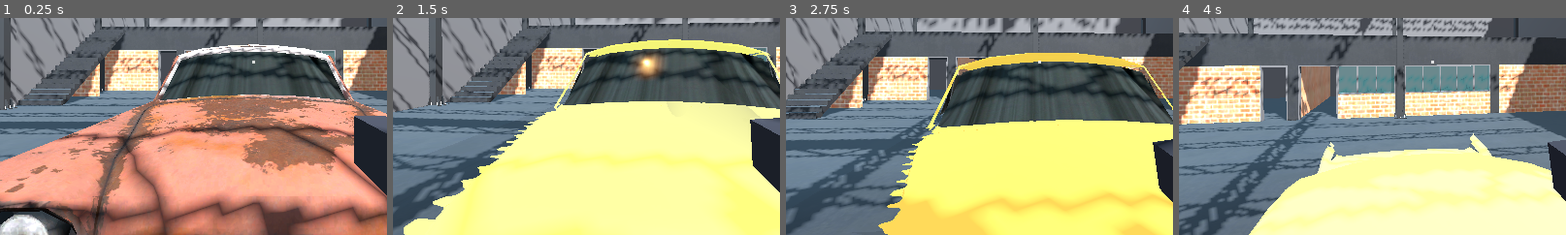
Above: before the commit, frames 1-4 (left to right).
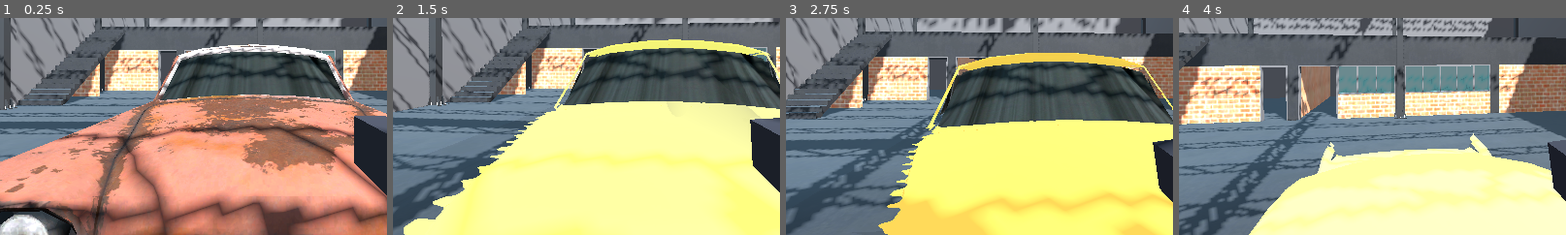
Above: after the commit, the same moments.

Repository: dostonsuxrobov/laser_cleaning_simulator
Game: Godot game, scene res://main.tscn
Same seed, same stepped clock (60 frames per second), same inputs: the game is played once before the commit and once after it.
Inputs (mouse positions are % of the whole screen's width and height, from its top left):
- Up to frame 1 (0.25 s): no input
- Up to frame 2 (1.5 s): tap Enter at 0.5 s; move the mouse to (55, 50) at 0.52 s; hold Ctrl (sit) 0.53-1.28 s; hold W (move_forward) from 0.53 s (still down); click (55, 50) at 0.67 s; tap Space (jump) at 0.77 s; move the mouse to (45, 50) at 1.27 s; tap Q (dirt_vision) at 1.35 s; click (45, 50) at 1.42 s
- Up to frame 3 (2.75 s): keep holding W (move_forward); tap Space (jump) at 1.52 s; tap Ctrl (sit) at 1.55 s; move the mouse to (52, 48) at 2.02 s; hold Ctrl (sit) from 2.03 s (still down); click (52, 48) at 2.17 s
- Up to frame 4 (4 s): keep holding W (move_forward); move the mouse to (49, 52) at 2.77 s; release Ctrl (sit) at 2.78 s; tap P at 2.85 s; click (49, 52) at 2.92 s; tap Space (jump) at 3.02, 3.77 s; tap Ctrl (sit) at 3.05 s; move the mouse to (57, 51) at 3.52 s; hold Ctrl (sit) from 3.53 s (still down); click (57, 51) at 3.67 s
The pictures show only the part of the screen within x 17-67%, y 40-90%; the shares and areas given below are measured in that part.

The runs differ from the first frame. In frame 1, less than 0.1% of the frame differs, in the area x 65-66%, y 19-21%; in frame 2, 0.9%, in the area x 61-71%, y 15-29%; in frame 3, less than 0.1%; in frame 4, less than 0.1%.

Commit message:
playable prototype with fixed crosshair

Diff:
--- a/autoloads/audio_manager.gd
+++ b/autoloads/audio_manager.gd
@@ -4,10 +4,12 @@
 @onready var _ding_player: AudioStreamPlayer = AudioStreamPlayer.new()
 @onready var _fanfare_player: AudioStreamPlayer = AudioStreamPlayer.new()
 @onready var _contact_player: AudioStreamPlayer = AudioStreamPlayer.new()
+@onready var _reload_player: AudioStreamPlayer = AudioStreamPlayer.new()
 
 var ding_sound: AudioStream
 var fanfare_sound: AudioStream
 var contact_sound: AudioStream
+var reload_sound: AudioStream
 
 @export var ding_delay: float = 0.3
 
@@ -23,20 +25,27 @@
 	_ding_player.bus = "Master"
 	_fanfare_player.bus = "Master"
 	_contact_player.bus = "Master"
+	_reload_player.bus = "Master"
 
 	add_child(_ding_player)
 	add_child(_fanfare_player)
 	add_child(_contact_player)
+	add_child(_reload_player)
 
 
 func _load_sounds() -> void:
 	ding_sound = load("res://audio/ding.mp3")
 	contact_sound = load("res://audio/cracle_contact.mp3")
+	reload_sound = load("res://audio/gun_reload.mp3")
 	# fanfare_sound = load("res://audio/fanfare.mp3")
 
 	if contact_sound:
 		_contact_player.stream = contact_sound
 		_contact_player.volume_db = -7.0
+
+	if reload_sound:
+		_reload_player.stream = reload_sound
+		_reload_player.volume_db = -5.0
 
 
 func play_ding() -> void:
@@ -57,6 +66,12 @@
 		_fanfare_player.play()
 
 
+func play_reload() -> void:
+	if reload_sound:
+		_reload_player.pitch_scale = randf_range(0.9, 1.1)
+		_reload_player.play()
+
+
 func start_contact() -> void:
 	if _contact_playing:
 		return
--- a/cleanable/cleanable_mesh.gd
+++ b/cleanable/cleanable_mesh.gd
@@ -121,7 +121,7 @@
 	var pixel_y: int = int(uv.y * texture_size) % texture_size
 	var strength: float = laser_power * intensity * effectiveness * pressure * delta
 
-	_paint_square(pixel_x, pixel_y, strength, brush_size)
+	_paint_circle(pixel_x, pixel_y, strength, brush_size)
 	_dirt_dirty = true
 
 
@@ -498,14 +498,21 @@
 # CLEANING
 # =============================================================================
 
-func _paint_square(cx: int, cy: int, strength: float, brush_size: int) -> void:
-	var half: int = brush_size / 2
+
+
+func _paint_circle(cx: int, cy: int, strength: float, brush_size: int) -> void:
+	var radius: float = brush_size / 2.0
+	var radius_sq: float = radius * radius
+	var half: int = int(ceil(radius))
 
 	for y: int in range(cy - half, cy + half + 1):
 		for x: int in range(cx - half, cx + half + 1):
-			var px: int = posmod(x, texture_size)
-			var py: int = posmod(y, texture_size)
-			_clean_pixel(px, py, strength)
+			var dx: float = x - cx
+			var dy: float = y - cy
+			if dx * dx + dy * dy <= radius_sq:
+				var px: int = posmod(x, texture_size)
+				var py: int = posmod(y, texture_size)
+				_clean_pixel(px, py, strength)
 
 
 func _clean_pixel(px: int, py: int, strength: float) -> void:
--- a/gun/laser_impact.gd
+++ b/gun/laser_impact.gd
@@ -1,25 +1,38 @@
 extends Node3D
-## Laser impact - subtle light + brush size indicator.
+## Laser impact - projects subtle circular decal onto surfaces with light.
 
 var _light: OmniLight3D
-var _indicator: MeshInstance3D
-var _indicator_material: StandardMaterial3D
+var _decal: Decal
+var _decal_texture: ImageTexture
+var _camera: Camera3D
 
-var _time: float = 0.0
-var _current_size: float = 0.1
+var _display_size: float = 0.2
+var _target_size: float = 0.2
+var _punch: float = 0.0
+var _last_brush_size: int = -1
+var _is_firing: bool = false
+
+const TEX_SIZE: int = 128
+const SIZE_PER_BRUSH: float = 0.03
+const PUNCH_AMOUNT: float = 0.04
+const LERP_SPEED: float = 14.0
+const PUNCH_DECAY: float = 10.0
+const DECAL_DEPTH: float = 1.0
 
 @export_group("Light")
 @export_range(0.5, 5.0, 0.1) var light_energy: float = 1.5
 @export_range(0.1, 1.0, 0.1) var light_range: float = 0.3
 
-@export_group("Indicator")
-@export var indicator_color: Color = Color(1.0, 1.0, 1.0, 0.3)
-@export var indicator_line_width: float = 0.008
+@export_group("Decal")
+@export var decal_emission_energy: float = 1.0
+@export var decal_modulate: Color = Color(1.0, 1.0, 1.0, 0.4)
 
 
 func _ready() -> void:
+	_camera = get_viewport().get_camera_3d()
 	_setup_light()
-	_setup_indicator()
+	_decal_texture = _generate_circle_texture()
+	_setup_decal()
 	visible = false
 
 
@@ -29,77 +42,93 @@
 	_light.light_energy = light_energy
 	_light.omni_range = light_range
 	_light.omni_attenuation = 1.5
+	_light.visible = false
 	add_child(_light)
 
 
-func _setup_indicator() -> void:
-	_indicator = MeshInstance3D.new()
-
-	var mesh := ImmediateMesh.new()
-	_indicator.mesh = mesh
-
-	_indicator_material = StandardMaterial3D.new()
-	_indicator_material.shading_mode = BaseMaterial3D.SHADING_MODE_UNSHADED
-	_indicator_material.albedo_color = indicator_color
-	_indicator_material.transparency = BaseMaterial3D.TRANSPARENCY_ALPHA
-	_indicator_material.no_depth_test = true
-	_indicator_material.billboard_mode = BaseMaterial3D.BILLBOARD_ENABLED
-
-	_indicator.material_override = _indicator_material
-	add_child(_indicator)
+func _setup_decal() -> void:
+	_decal = Decal.new()
+	_decal.texture_emission = _decal_texture
+	_decal.emission_energy = decal_emission_energy
+	_decal.modulate = decal_modulate
+	_decal.size = Vector3(_display_size, DECAL_DEPTH, _display_size)
+	_decal.upper_fade = 0.0
+	_decal.lower_fade = 0.0
+	add_child(_decal)
 
 
-func _draw_square_outline(size: float) -> void:
-	var mesh := _indicator.mesh as ImmediateMesh
-	mesh.clear_surfaces()
+func _generate_circle_texture() -> ImageTexture:
+	var img := Image.create(TEX_SIZE, TEX_SIZE, false, Image.FORMAT_RGBA8)
+	img.fill(Color(0, 0, 0, 0))
 
-	var half := size / 2.0
-	var w := indicator_line_width
+	var center: float = TEX_SIZE / 2.0
+	var radius: float = TEX_SIZE * 0.4
+	var thickness: float = 1.5
+	var col := Color(1, 1, 1, 0.6)
 
-	mesh.surface_begin(Mesh.PRIMITIVE_TRIANGLES)
+	for y: int in range(TEX_SIZE):
+		for x: int in range(TEX_SIZE):
+			var dx: float = x - center
+			var dy: float = y - center
+			var dist: float = sqrt(dx * dx + dy * dy)
 
-	# Top edge
-	_add_quad(mesh, Vector3(-half, half - w, 0), Vector3(half, half - w, 0), Vector3(half, half, 0), Vector3(-half, half, 0))
-	# Bottom edge
-	_add_quad(mesh, Vector3(-half, -half, 0), Vector3(half, -half, 0), Vector3(half, -half + w, 0), Vector3(-half, -half + w, 0))
-	# Left edge
-	_add_quad(mesh, Vector3(-half, -half, 0), Vector3(-half + w, -half, 0), Vector3(-half + w, half, 0), Vector3(-half, half, 0))
-	# Right edge
-	_add_quad(mesh, Vector3(half - w, -half, 0), Vector3(half, -half, 0), Vector3(half, half, 0), Vector3(half - w, half, 0))
+			if abs(dist - radius) <= thickness:
+				img.set_pixel(x, y, col)
 
-	mesh.surface_end()
-
-
-func _add_quad(mesh: ImmediateMesh, a: Vector3, b: Vector3, c: Vector3, d: Vector3) -> void:
-	mesh.surface_add_vertex(a)
-	mesh.surface_add_vertex(b)
-	mesh.surface_add_vertex(c)
-	mesh.surface_add_vertex(a)
-	mesh.surface_add_vertex(c)
-	mesh.surface_add_vertex(d)
+	return ImageTexture.create_from_image(img)
 
 
 func _process(delta: float) -> void:
 	if not visible:
 		return
 
-	_time += delta * 50.0
-	var flicker: float = 0.8 + randf() * 0.4
-	_light.light_energy = light_energy * flicker
-	_light.omni_range = light_range
+	_display_size = lerp(_display_size, _target_size + _punch, delta * LERP_SPEED)
+	_punch = lerp(_punch, 0.0, delta * PUNCH_DECAY)
+	if abs(_punch) < 0.001:
+		_punch = 0.0
+
+	_decal.size = Vector3(_display_size, DECAL_DEPTH, _display_size)
+
+	if _is_firing:
+		var flicker: float = 0.8 + randf() * 0.4
+		_light.light_energy = light_energy * flicker
+		_light.visible = true
+	else:
+		_light.visible = false
 
 
 func show_impact(hit_position: Vector3, normal: Vector3, brush_size: int = 8) -> void:
 	global_position = hit_position + normal * 0.005
 
-	var world_size: float = brush_size * 0.015
+	_orient_decal_to_camera(normal)
 
-	if abs(world_size - _current_size) > 0.001:
-		_current_size = world_size
-		_draw_square_outline(world_size)
+	var world_size: float = brush_size * SIZE_PER_BRUSH
+	_target_size = world_size
+
+	if brush_size != _last_brush_size and _last_brush_size >= 0:
+		_punch = PUNCH_AMOUNT
+	_last_brush_size = brush_size
 
 	visible = true
 
 
+func set_firing(firing: bool) -> void:
+	_is_firing = firing
+
+
+func _orient_decal_to_camera(_normal: Vector3) -> void:
+	if not _camera:
+		_camera = get_viewport().get_camera_3d()
+	if not _camera:
+		return
+
+	var cam_forward: Vector3 = -_camera.global_basis.z
+	var cam_right: Vector3 = _camera.global_basis.x
+	var cam_up: Vector3 = _camera.global_basis.y
+
+	_decal.global_basis = Basis(cam_right, cam_forward, cam_up)
+
+
 func hide_impact() -> void:
 	visible = false
+	_is_firing = false
--- a/gun/sprayer.gd
+++ b/gun/sprayer.gd
@@ -3,6 +3,7 @@
 
 signal target_changed(zone_name: String, progress: float, completed: bool)
 signal target_lost()
+signal brush_size_changed(new_size: int)
 
 @export_group("Laser Settings")
 @export var spray_range: float = 10.0
@@ -20,20 +21,21 @@
 var _camera: Camera3D
 var _laser_beam: Node3D
 var _laser_impact: Node3D
-var _laser_particles: Node3D  # Add this
+var _laser_particles: Node3D
 var _laser_active: bool = false
 var _current_brush_size: int = 8
 var _is_contacting: bool = false
 
 var _current_zone_key: String = ""
 var _current_cleanable: Node3D = null
+var _is_aiming_at_cleanable: bool = false
 
 
 func _ready() -> void:
 	_camera = get_viewport().get_camera_3d()
 	_laser_beam = $LaserBeam
 	_laser_impact = $LaserImpact
-	_setup_particles()  # Add this
+	_setup_particles()
 
 
 func _setup_particles() -> void:
@@ -49,15 +51,18 @@
 
 			if not _laser_active:
 				_laser_beam.hide_beam()
-				_laser_impact.hide_impact()
-				_laser_particles.hide_particles()  # Add this
+				_hide_particles()
 				_stop_contact()
 
 		elif event.button_index == MOUSE_BUTTON_WHEEL_UP and event.pressed:
 			_current_brush_size = min(_current_brush_size + brush_scroll_step, max_brush_size)
+			emit_signal("brush_size_changed", _current_brush_size)
+			AudioManager.play_reload()
 
 		elif event.button_index == MOUSE_BUTTON_WHEEL_DOWN and event.pressed:
 			_current_brush_size = max(_current_brush_size - brush_scroll_step, min_brush_size)
+			emit_signal("brush_size_changed", _current_brush_size)
+			AudioManager.play_reload()
 
 
 func _physics_process(delta: float) -> void:
@@ -69,8 +74,8 @@
 		_spray(delta)
 	else:
 		_laser_beam.hide_beam()
-		_laser_impact.hide_impact()
-		_laser_particles.hide_particles()  # Add this
+		_laser_impact.set_firing(false)
+		_hide_particles()
 		_stop_contact()
 
 
@@ -84,6 +89,8 @@
 
 	if result.is_empty():
 		_clear_target()
+		_laser_impact.hide_impact()
+		_is_aiming_at_cleanable = false
 		return
 
 	var hit_object: Node3D = result.collider as Node3D
@@ -93,6 +100,8 @@
 
 		if zone_info.is_empty():
 			_clear_target()
+			_laser_impact.hide_impact()
+			_is_aiming_at_cleanable = false
 			return
 
 		var zone_key: String = zone_info["key"]
@@ -102,10 +111,15 @@
 
 		_current_cleanable = hit_object
 		_current_zone_key = zone_key
+		_is_aiming_at_cleanable = true
+
+		_laser_impact.show_impact(result.position, result.normal, _current_brush_size)
 
 		emit_signal("target_changed", zone_name, progress, completed)
 	else:
 		_clear_target()
+		_laser_impact.hide_impact()
+		_is_aiming_at_cleanable = false
 
 
 func _clear_target() -> void:
@@ -128,8 +142,7 @@
 
 	if result.is_empty():
 		beam_end = ray_to
-		_laser_impact.hide_impact()
-		_laser_particles.hide_particles()  # Add this
+		_hide_particles()
 		_stop_contact()
 	else:
 		beam_end = result.position
@@ -137,17 +150,17 @@
 		var hit_object: Node3D = result.collider as Node3D
 		var distance: float = ray_from.distance_to(result.position)
 
-		_laser_impact.show_impact(beam_end, hit_normal, _current_brush_size)
-
 		if hit_object.has_method("clean_at"):
 			var effectiveness := _calculate_effectiveness(distance)
 			var pressure := _get_pressure_multiplier()
 			hit_object.clean_at(result.position, hit_normal, laser_intensity, effectiveness, delta, _current_brush_size, pressure)
 			_start_contact()
-			_laser_particles.show_particles(beam_end, hit_normal)  # Add this
+			_show_particles(beam_end, hit_normal)
+			_laser_impact.set_firing(true)
 		else:
 			_stop_contact()
-			_laser_particles.hide_particles()  # Add this
+			_hide_particles()
+			_laser_impact.set_firing(false)
 
 	_laser_beam.show_beam(global_position, beam_end)
 
@@ -179,3 +192,13 @@
 	var size_range: float = max_brush_size - min_brush_size
 	var normalized: float = (_current_brush_size - min_brush_size) / size_range
 	return lerp(2.0, 0.5, normalized)
+
+
+func _hide_particles() -> void:
+	if _laser_particles and _laser_particles.has_method("hide_particles"):
+		_laser_particles.hide_particles()
+
+
+func _show_particles(pos: Vector3, normal: Vector3) -> void:
+	if _laser_particles and _laser_particles.has_method("show_particles"):
+		_laser_particles.show_particles(pos, normal)
--- a/player/laser_particles.gd
+++ b/player/laser_particles.gd
@@ -76,13 +76,11 @@
 
 	_sparks.process_material = mat
 
-	# Mesh
 	var mesh := SphereMesh.new()
 	mesh.radius = 0.02
 	mesh.height = 0.04
 	_sparks.draw_pass_1 = mesh
 
-	# Glowing material
 	var mesh_mat := StandardMaterial3D.new()
 	mesh_mat.shading_mode = BaseMaterial3D.SHADING_MODE_UNSHADED
 	mesh_mat.albedo_color = sparks_color_start
@@ -118,12 +116,10 @@
 
 	_debris.process_material = mat
 
-	# Flat flake mesh
 	var mesh := BoxMesh.new()
 	mesh.size = Vector3(0.03, 0.008, 0.03)
 	_debris.draw_pass_1 = mesh
 
-	# Rust material
 	var mesh_mat := StandardMaterial3D.new()
 	mesh_mat.albedo_color = debris_color_start
 	mesh_mat.roughness = 1.0
@@ -160,7 +156,6 @@
 		_debris.emitting = false
 
 
-## Call this to apply Inspector changes at runtime
 func refresh() -> void:
 	_update_sparks()
 	_update_debris()
--- /dev/null
+++ b/ui/crosshair.gd
@@ -0,0 +1,5 @@
+extends CenterContainer
+## Minimal center dot.
+
+func _ready() -> void:
+	$Dot.modulate = Color(1, 1, 1, 0.4)
--- a/ui/crosshair.tscn
+++ b/ui/crosshair.tscn
@@ -1,4 +1,6 @@
-[gd_scene format=3]
+[gd_scene load_steps=2 format=3 uid="uid://05nsxj0gjhwf"]
+
+[ext_resource type="Script" uid="uid://bv5q4sfvr60vm" path="res://ui/crosshair.gd" id="1_1gxxw"]
 
 [node name="Crosshair" type="CenterContainer"]
 anchors_preset = 8
@@ -12,7 +14,9 @@
 offset_bottom = 10.0
 grow_horizontal = 2
 grow_vertical = 2
+script = ExtResource("1_1gxxw")
 
 [node name="Dot" type="ColorRect" parent="."]
 custom_minimum_size = Vector2(4, 4)
-color = Color(1, 1, 1, 0.8)
+layout_mode = 2
+color = Color(1, 1, 1, 0)
Not shown, added: audio/gun_reload.mp3.import
Not shown, added: ui/crosshair.gd.uid
Not shown, added: audio/gun_reload.mp3
